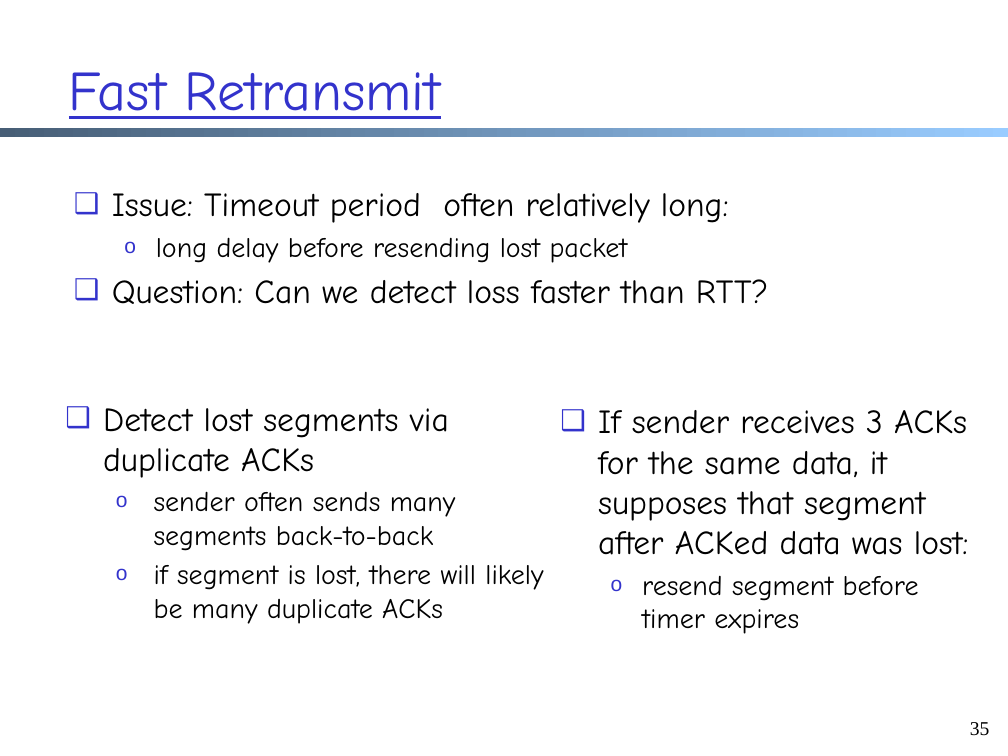
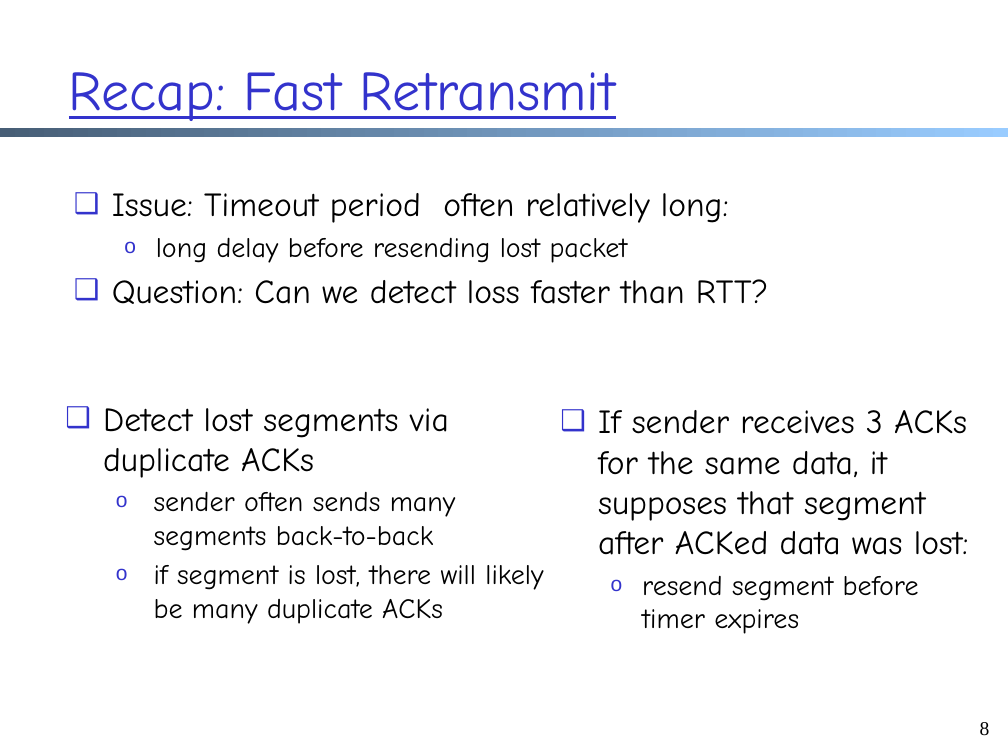
Before and after one commit to xiangq27/xiangq27.github.io, a slide deck: slide 8 of courses/cnns-xmuf21/files/lectures/transport-cc-aimd-reno.pptx (slide 35 before the commit). Drawn at 1008x756 pixels with LibreOffice and Linux fonts; fonts in the diff are those of the drawing. Boxes give left, top, right and bottom in pixels: in the first picture for what was removed or moved away, otherwise in the second. Text is boxed around its words. In the diff, an @@ line names an element or a change of style, - is before the commit and + after.

```diff
--- a/courses/cnns-xmuf21/files/lectures/transport-cc-aimd-reno.pptx
+++ b/courses/cnns-xmuf21/files/lectures/transport-cc-aimd-reno.pptx
@@ title at (69, 72, 616, 129): text changed @@
-Fast Retransmit
+Recap: Fast Retransmit
@@ page number at (980, 722, 990, 736): text changed @@
-35
+8
```
Also in this commit, not shown: 29 other slides changed, 5 slides added, 30 slides removed, 13 other files.
